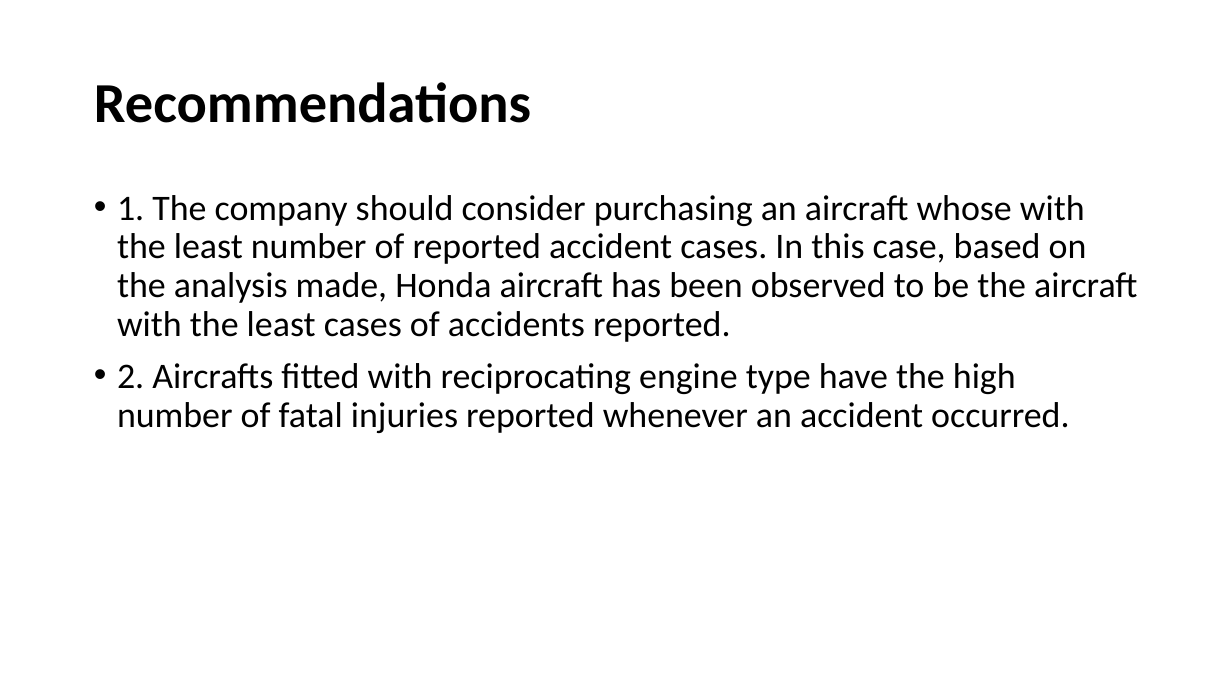
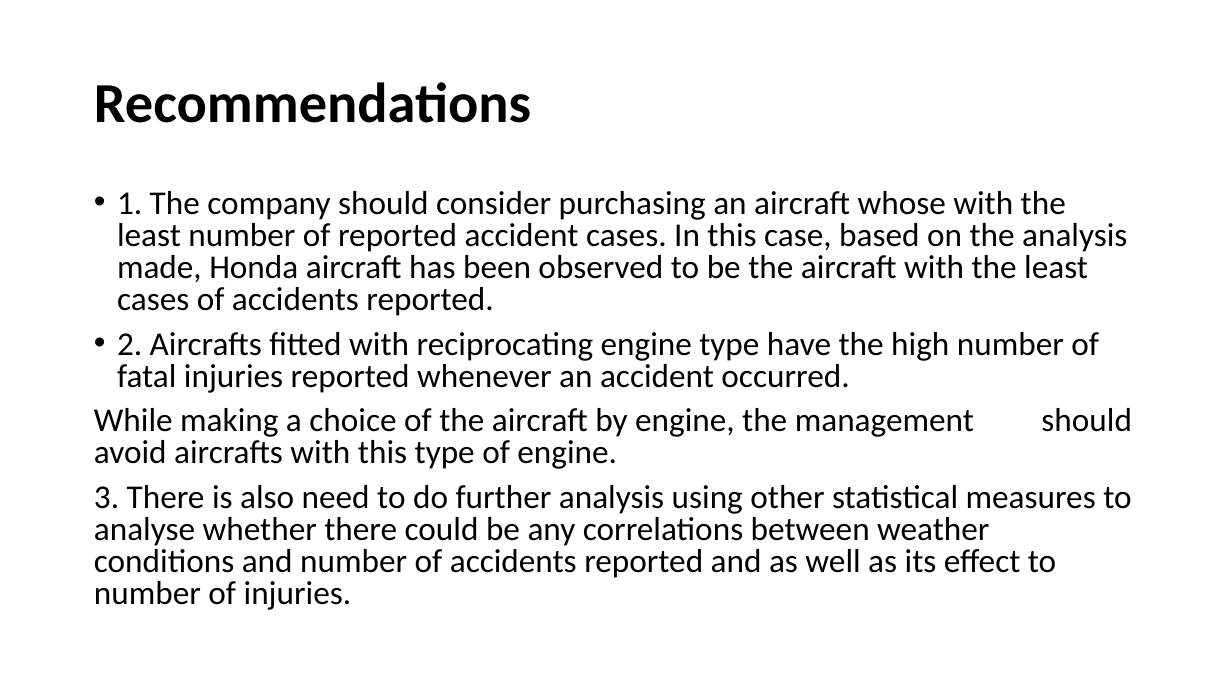
Before and after one commit to FredrickNzioka/PHASE_1_PROJECT, a slide deck: slide 9 of Aviation Data Analysis Presentation.pptx. Drawn at 1232x693 pixels with LibreOffice and Linux fonts; fonts in the diff are those of the drawing. Boxes give left, top, right and bottom in pixels: in the first picture for what was removed or moved away, otherwise in the second. Text is boxed around its words. In the diff, an @@ line names an element or a change of style, - is before the commit and + after.

```diff
--- a/Aviation Data Analysis Presentation.pptx
+++ b/Aviation Data Analysis Presentation.pptx
@@ text at [117,191,1127,393]: size 28 to 25.9 pt in "1. The company should consider purchasing an ...", "2. Aircrafts fitted with reciprocating engine type ..."; line spacing 0.9 to 0.8 @@
@@ text at [94,408,1132,610]: paragraphs added @@
+While making a choice of the aircraft by engine, the management should avoid aircrafts with this type of engine.
+3. There is also need to do further analysis using other statistical measures to analyse whether there could be any correlations between weather conditions and number of accidents reported and as well as its effect to number of injuries.
```
Also in this commit, not shown: 2 other slides changed.
